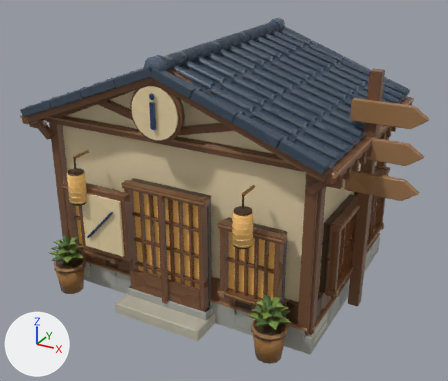
What one commit did to the Blender file art/blender-city/models/compact/junction_hub/source.blend.
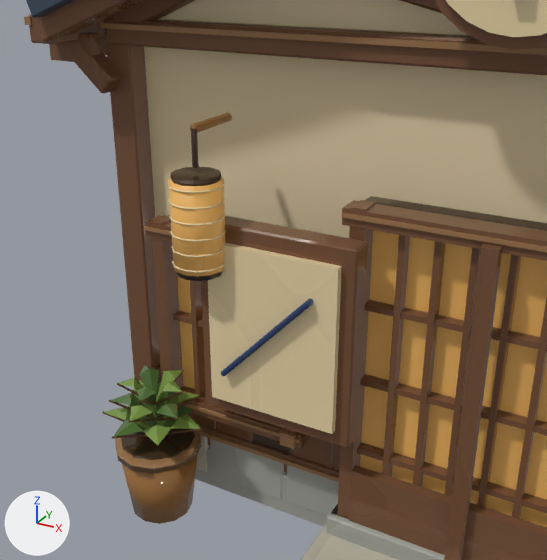
There are two pictures of each version: one whole from a 50 mm lens placed at (0.773, -1.501, 1.013), pointed at (-0.025, -0.05, 0.288), one close up from a 50 mm lens placed at (0.053, -0.87, 0.575), pointed at (-0.285, -0.256, 0.268). Every picture has the same lights, and +X, +Y and +Z are marked at lower left. The older version's two pictures come first.

The older version as bpy lines, for what is in view:
```python
me_compact_junction_hub_mesh = bpy.data.meshes.new('compact_junction_hub_mesh')
me_compact_junction_hub_mesh.from_pydata(...)  # 11598 vertices, 7468 faces; spans x -0.52..0.52, y -0.391..0.391, z 0.0..0.72
# faces by material slot: [7242, 82, 144]
me_compact_junction_hub_mesh.materials.append(mat_compact_junction_hub___solid)
me_compact_junction_hub_mesh.materials.append(mat_compact_junction_hub___warm_window_glass)
me_compact_junction_hub_mesh.materials.append(mat_compact_junction_hub___water_foliage)
ob_compact_junction_hub_geometry = bpy.data.objects.new('compact_junction_hub_geometry', me_compact_junction_hub_mesh)
ob_compact_junction_hub_geometry.parent = ob_compact_junction_hub
ob_compact_junction_hub_geometry.location = (0.0, 0.0, 0.0)
```
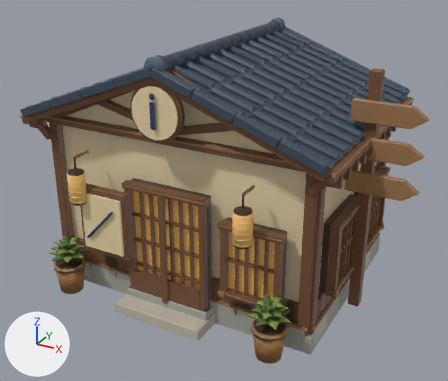
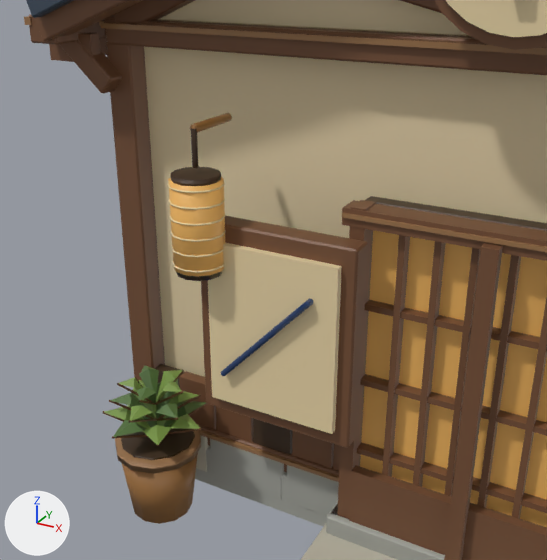
Location of each change, (x1, y1, x2, y2) in pixels of the close-ups (547 x 560 px):
part 1 of me_compact_junction_hub_mesh, deleted (brown)
    before: (144, 215, 311, 449)
part 2 of me_compact_junction_hub_mesh, surface changed
    both: (90, 0, 547, 522)

Diff of the bpy script that builds the scene:
```diff
--- a/art/blender-city/models/compact/junction_hub/source.blend.py
+++ b/art/blender-city/models/compact/junction_hub/source.blend.py
@@ me_compact_junction_hub_mesh @@
 # used by ob_compact_junction_hub_geometry; parent = ob_compact_junction_hub; location = (0.0, 0.0, 0.0)
-me_compact_junction_hub_mesh.from_pydata(...)  # 11598 vertices, 7468 faces; spans x -0.52..0.52, y -0.391..0.391, z 0.0..0.72
+me_compact_junction_hub_mesh.from_pydata(...)  # 11462 vertices, 7358 faces; spans x -0.52..0.52, y -0.391..0.391, z 0.0..0.72
+# me_compact_junction_hub_mesh part 1: 15 loose pieces with 136 vertices, spanning x -0.399..-0.223, y -0.316..-0.268, z 0.119..0.329, are deleted
+# me_compact_junction_hub_mesh part 2: 7133 kept faces spanning x -0.52..0.52, y -0.391..0.391, z 0.0..0.72 get new texture (UV) coordinates
 me_compact_junction_hub_mesh.materials.append(mat_compact_junction_hub___solid)
```
